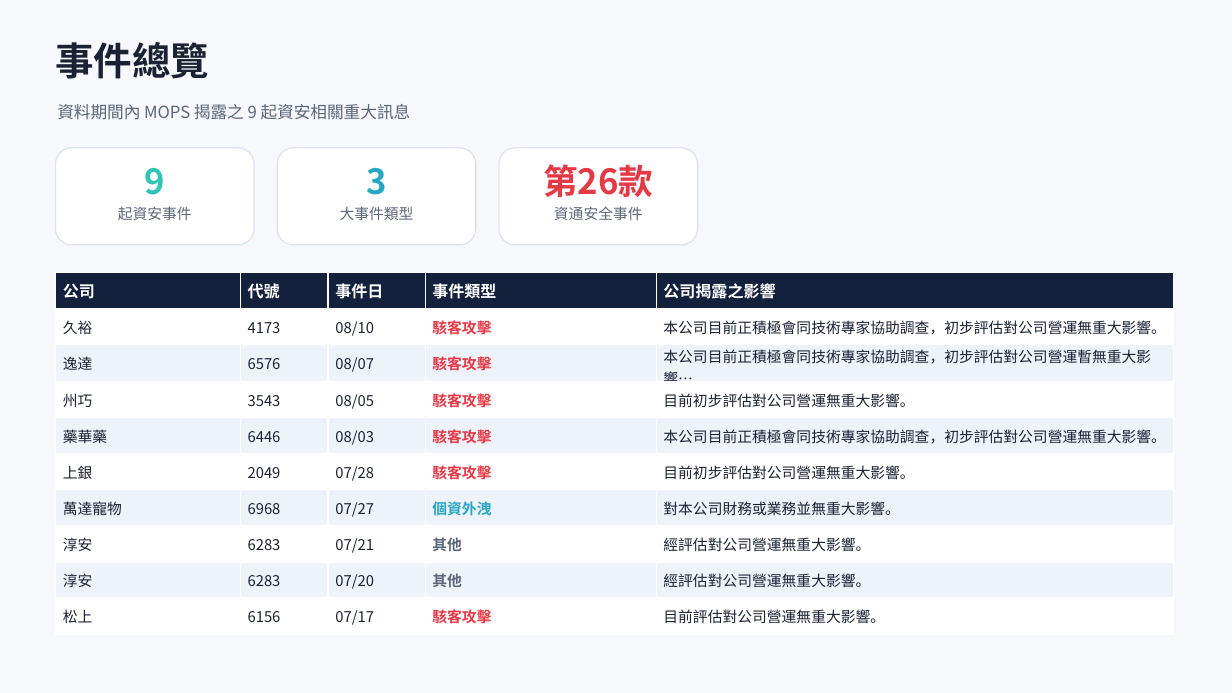
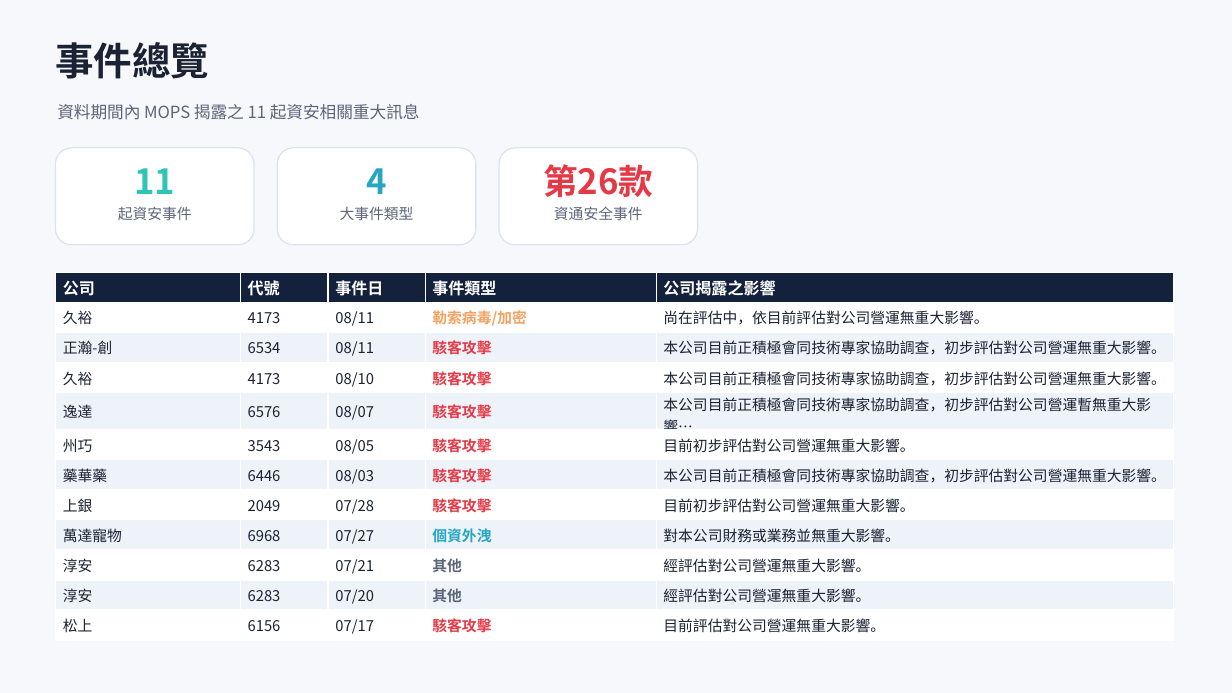
Before and after one commit to Johnnylin77/mops-isec-monitor, a slide deck: slide 2 of 資安事件因應分析.pptx. Drawn at 1232x693 pixels with LibreOffice and Linux fonts; fonts in the diff are those of the drawing. Boxes give left, top, right and bottom in pixels: in the first picture for what was removed or moved away, otherwise in the second. Text is boxed around its words. In the diff, an @@ line names an element or a change of style, - is before the commit and + after.

Commit message:
MOPS report: 2026-08-12

```diff
--- a/資安事件因應分析.pptx
+++ b/資安事件因應分析.pptx
@@ text at (x1=57, y1=104, x2=420, y2=120): text changed @@
-資料期間內 MOPS 揭露之 9 起資安相關重大訊息
+資料期間內 MOPS 揭露之 11 起資安相關重大訊息
@@ text at (x1=134, y1=168, x2=175, y2=194): text changed @@
-9
+11
@@ text at (x1=366, y1=168, x2=386, y2=194): text changed @@
-3
+4
@@ table at (x1=55, y1=273, x2=1174, y2=638) @@
+row 2: 久裕 | 4173 | 08/11 | 勒索病毒/加密 | 尚在評估中，依目前評估對公司營運無重大影響。
+row 3: 正瀚-創 | 6534 | 08/11 | 駭客攻擊 | 本公司目前正積極會同技術專家協助調查，初步評估對公司營運無重大影響。
```
Also in this commit, not shown: 6 other slides changed, 2 other files.
